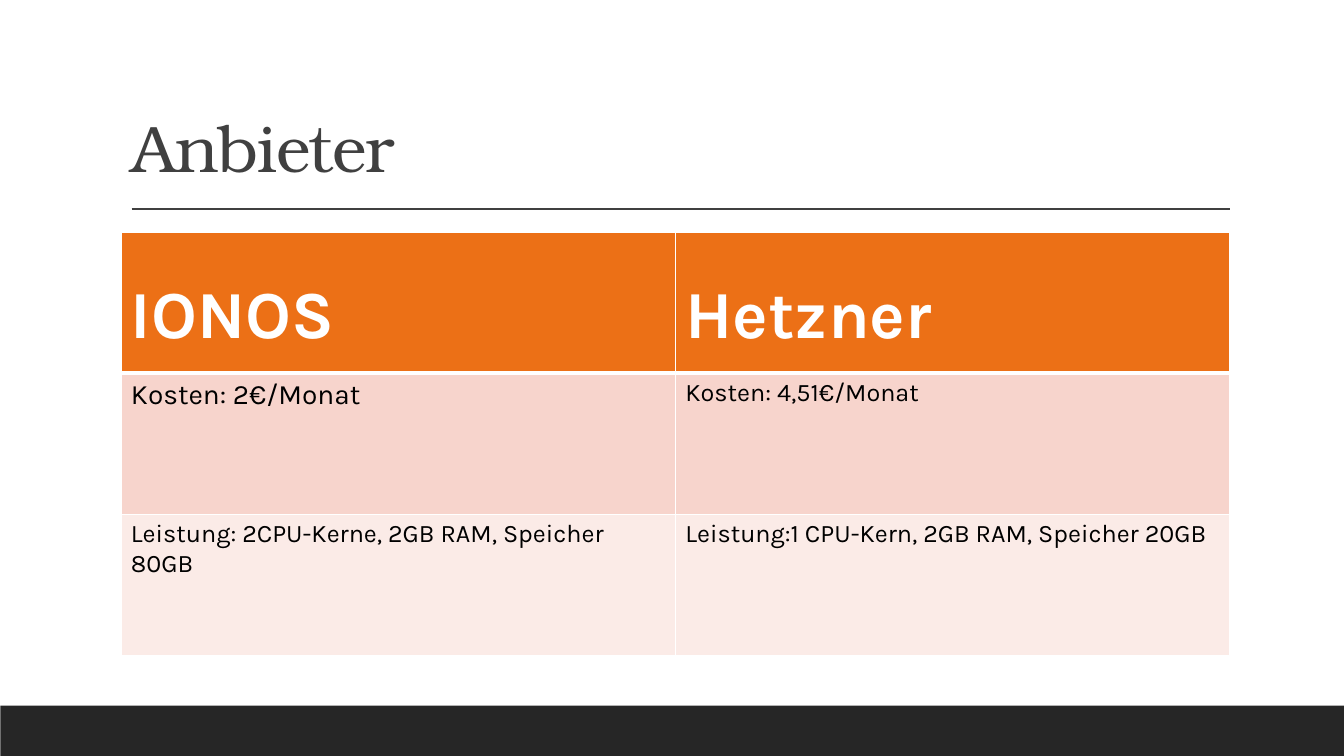
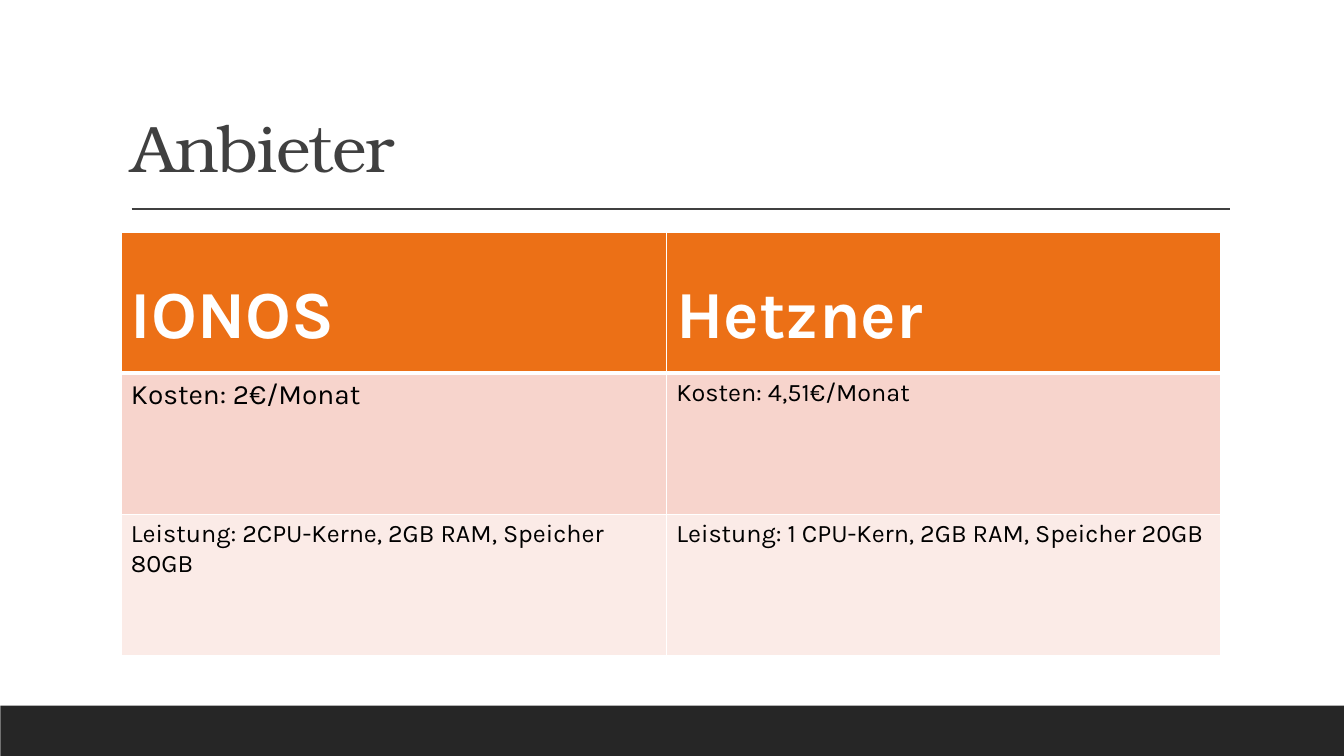
Before and after one commit to LegitesMax/multiflexlbkv, a slide deck: slide 2 of ServerAnbieter.pptx. Drawn at 1344x756 pixels with LibreOffice and Linux fonts; fonts in the diff are those of the drawing. Boxes give left, top, right and bottom in pixels: in the first picture for what was removed or moved away, otherwise in the second. Text is boxed around its words. In the diff, an @@ line names an element or a change of style, - is before the commit and + after.

Commit message:
update präsentation

```diff
--- a/ServerAnbieter.pptx
+++ b/ServerAnbieter.pptx
@@ table at [121,233,1221,655] @@
-row 3, column 2: Leistung:1 CPU-Kern, 2GB RAM, Speicher 20GB
+row 3, column 2: Leistung: 1 CPU-Kern, 2GB RAM, Speicher 20GB
@@ table: place and size @@
-table at [121,233,1230,655]
+table at [121,233,1221,655]
```
Also in this commit, not shown: 1 slide added, 1 slide removed, 1 other file.
